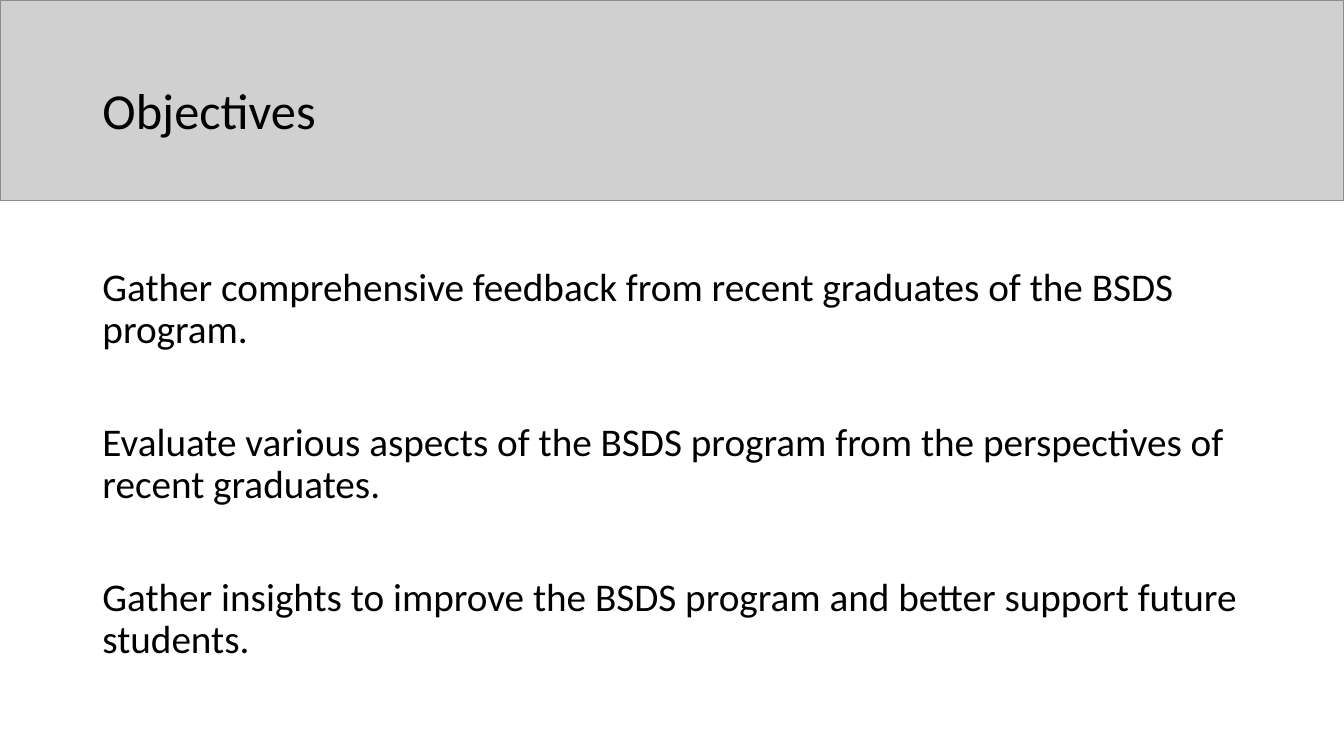
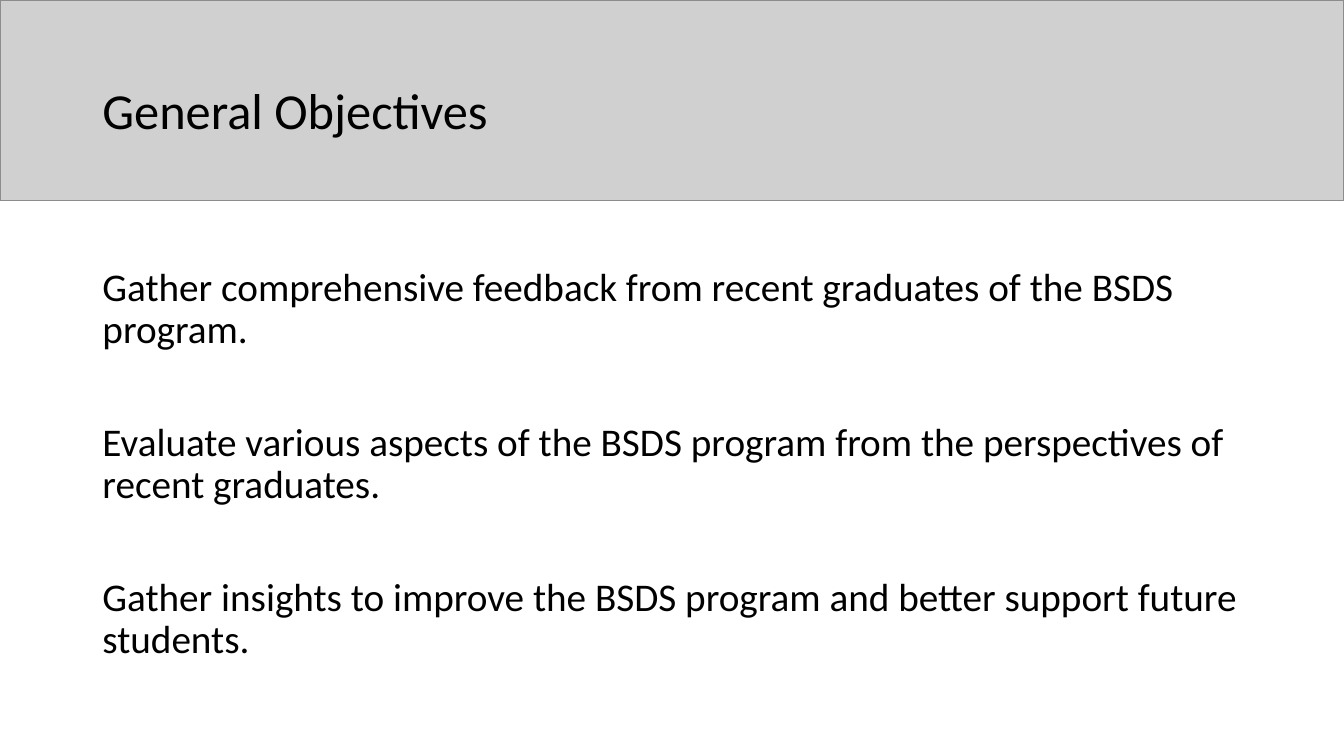
Before and after one commit to tslever/End_To_End_Survey_Of_BSDS_Students, a slide deck: slide 3 of Presentation_Of_End_To_End_Survey_Of_BSDS_Students.pptx. Drawn at 1344x756 pixels with LibreOffice and Linux fonts; fonts in the diff are those of the drawing; grey boxes stand for pictures. Boxes give left, top, right and bottom in pixels: in the first picture for what was removed or moved away, otherwise in the second. Text is boxed around its words. In the diff, an @@ line names an element or a change of style, - is before the commit and + after.

Commit message:
Added specific objectives to presentation

```diff
--- a/Presentation_Of_End_To_End_Survey_Of_BSDS_Students.pptx
+++ b/Presentation_Of_End_To_End_Survey_Of_BSDS_Students.pptx
@@ title at (x1=102, y1=94, x2=487, y2=138): text changed @@
-Objectives
+General Objectives
```
Also in this commit, not shown: 1 slide added, 1 other file.
